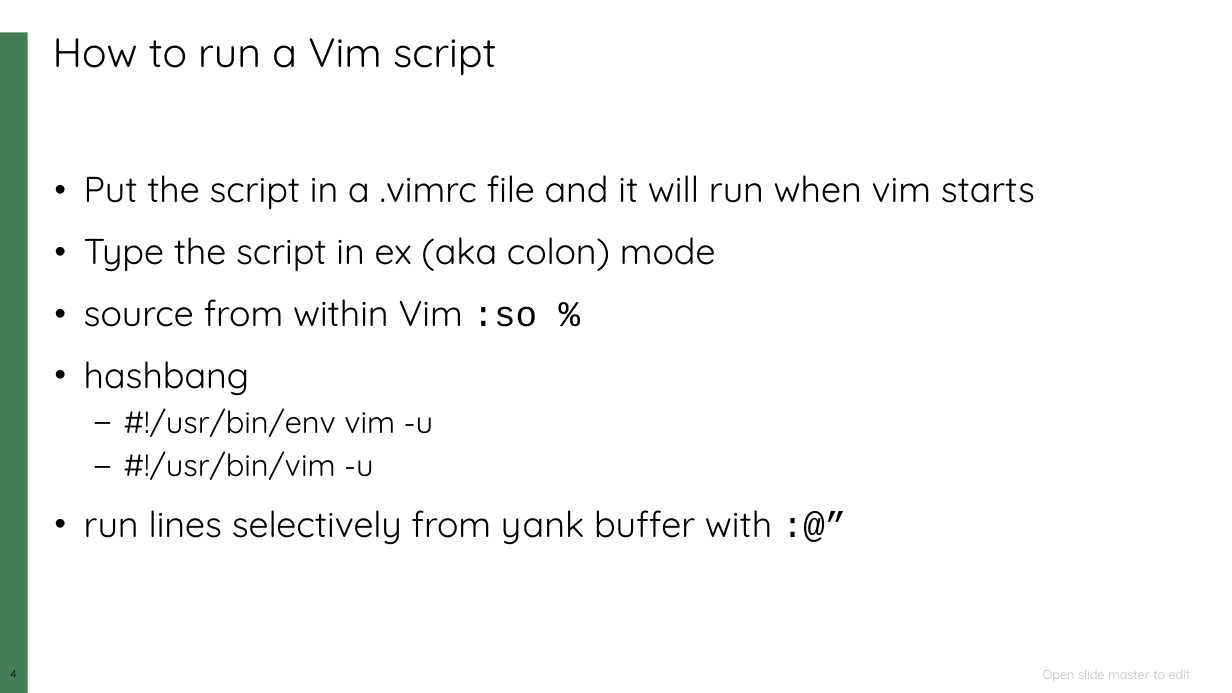
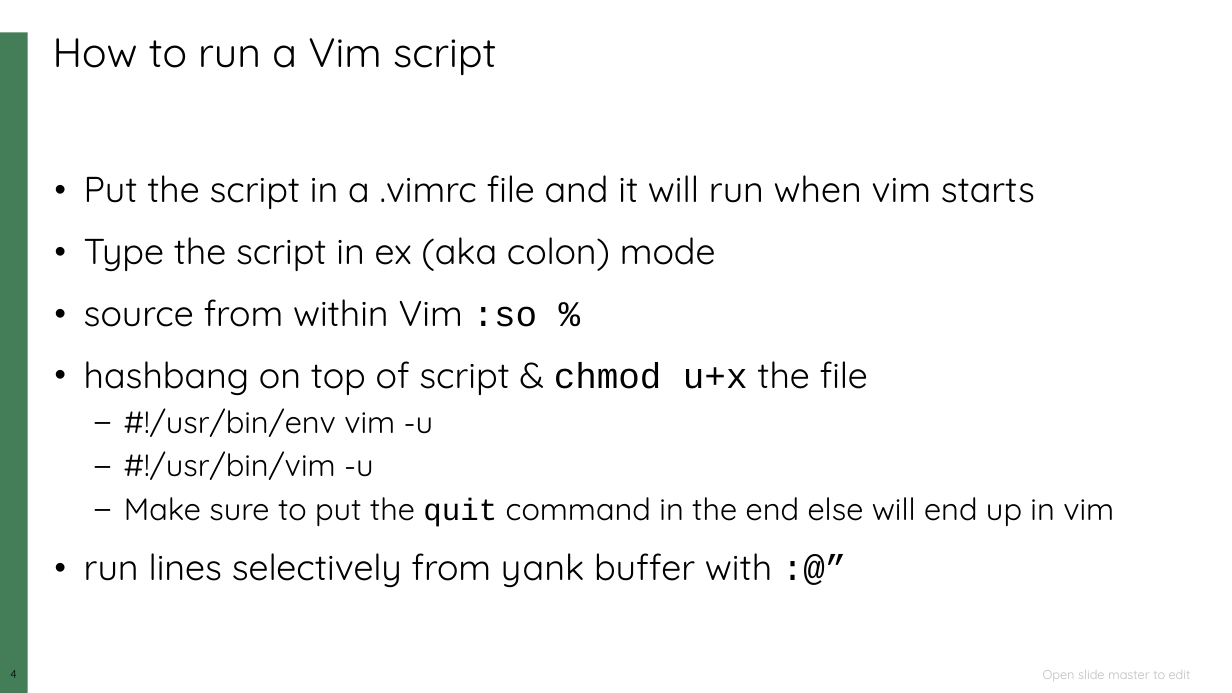
Before and after one commit to ketancmaheshwari/vim, a slide deck: slide 4 of vimscriptpres.pptx. Drawn at 1232x693 pixels with LibreOffice and Linux fonts; fonts in the diff are those of the drawing; background and template pictures are left out. Boxes give left, top, right and bottom in pixels: in the first picture for what was removed or moved away, otherwise in the second. Text is boxed around its words. In the diff, an @@ line names an element or a change of style, - is before the commit and + after.

```diff
--- a/vimscriptpres.pptx
+++ b/vimscriptpres.pptx
@@ text at (84,361,868,396): text changed @@
-• hashbang
+• hashbang on top of script & chmod u+x the file
@@ text at (124,497,1114,527): paragraph added @@
+  – Make sure to put the quit command in the end else will end up in vim
```
Also in this commit, not shown: 10 other slides changed, 1 slide added, 15 other files.
